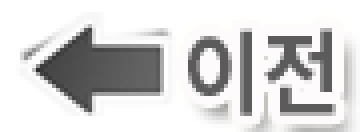
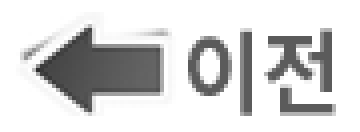
Two versions of the same layered image (w=360, h=132). Layer-by-layer changes:
pixels changed over [176, 16, 360, 132] (layer not identified)
